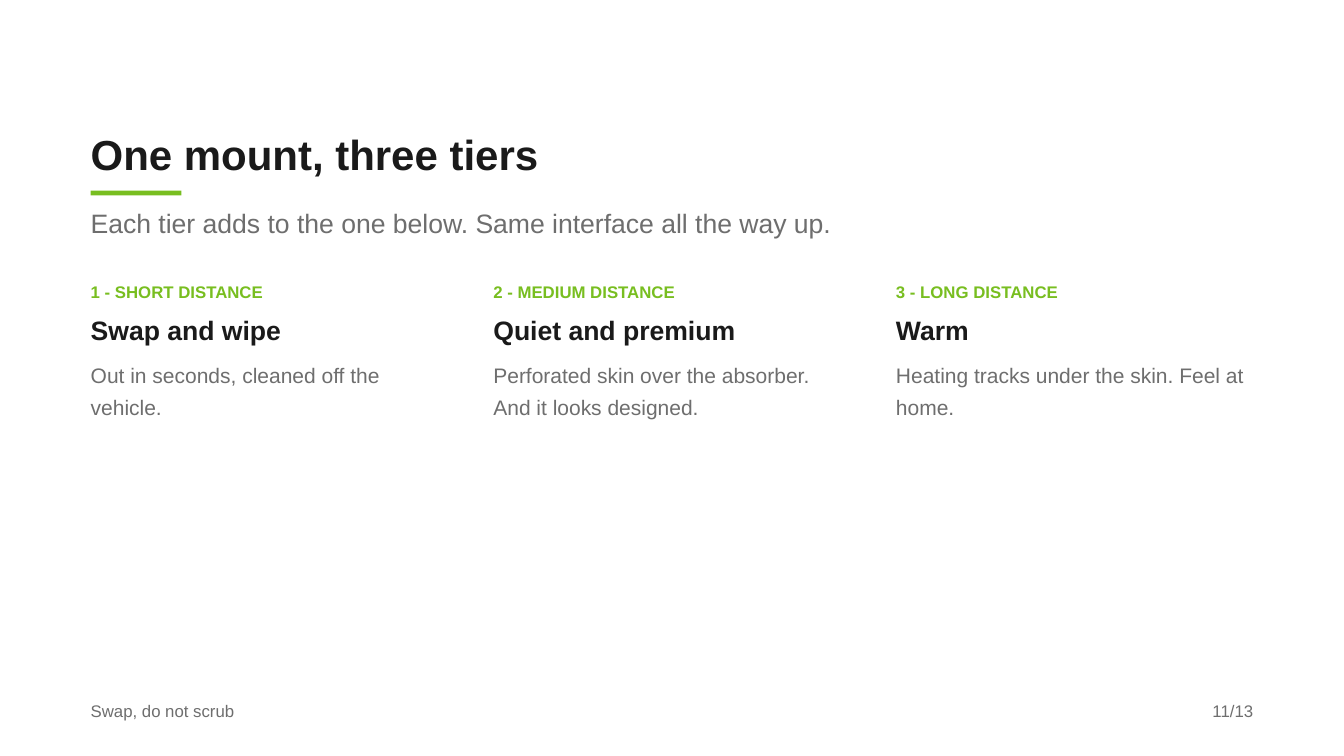
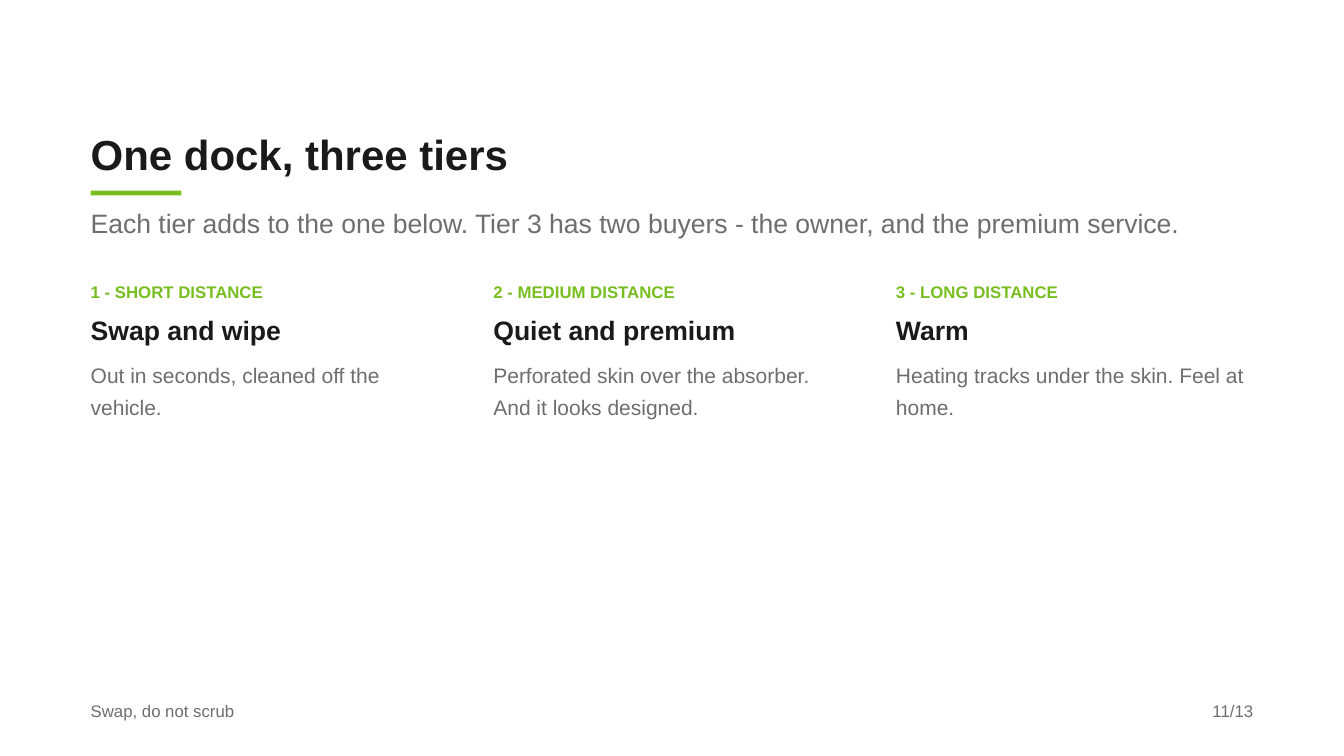
Before and after one commit to Maxlemore97/Autoneum-Challenge-2026, a slide deck: slide 11 of Praesentationen/midterm/Autoneum-Midterm_Team4.pptx. Drawn at 1344x756 pixels with LibreOffice and Linux fonts; fonts in the diff are those of the drawing. Boxes give left, top, right and bottom in pixels: in the first picture for what was removed or moved away, otherwise in the second. Text is boxed around its words. In the diff, an @@ line names an element or a change of style, - is before the commit and + after.

```diff
--- a/Praesentationen/midterm/Autoneum-Midterm_Team4.pptx
+++ b/Praesentationen/midterm/Autoneum-Midterm_Team4.pptx
@@ text at (91,139,508,177): text changed @@
-One mount, three tiers
+One dock, three tiers
@@ text at (91,214,1178,238): text changed @@
-Each tier adds to the one below. Same interface all the way up.
+Each tier adds to the one below. Tier 3 has two buyers - the owner, and the premium service.
```
Also in this commit, not shown: 6 other slides changed, 11 other files.
